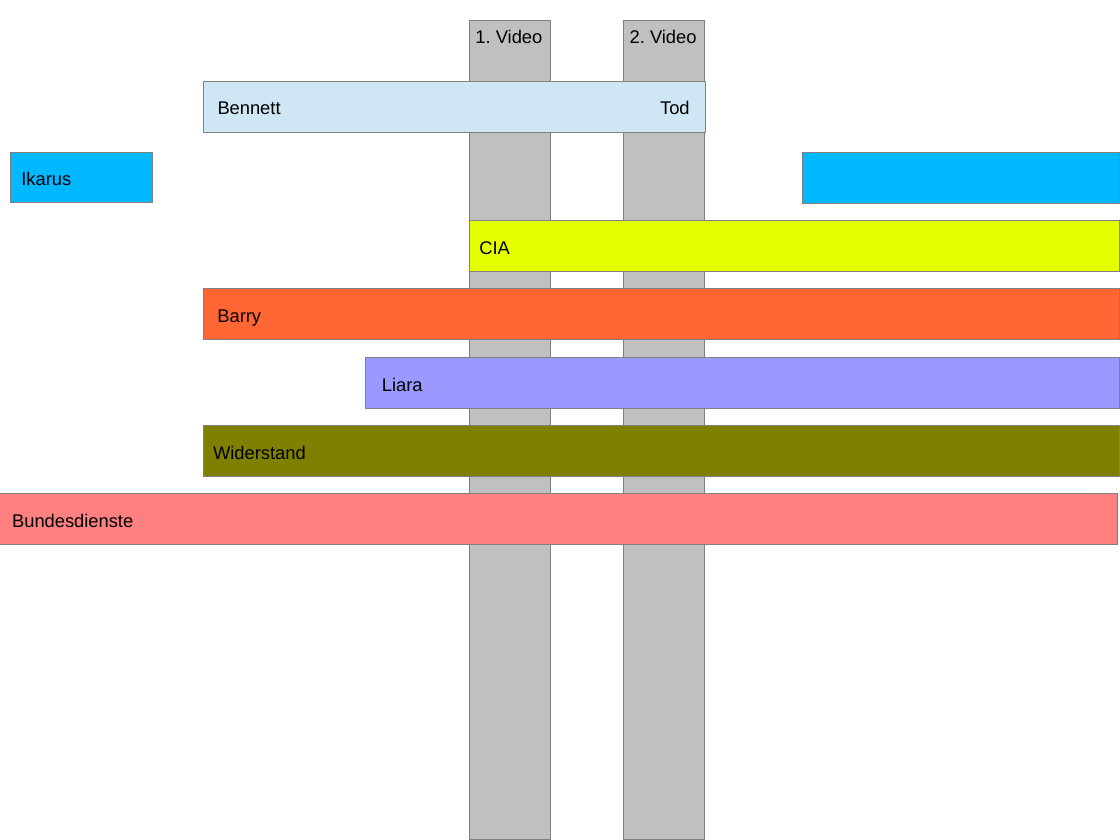
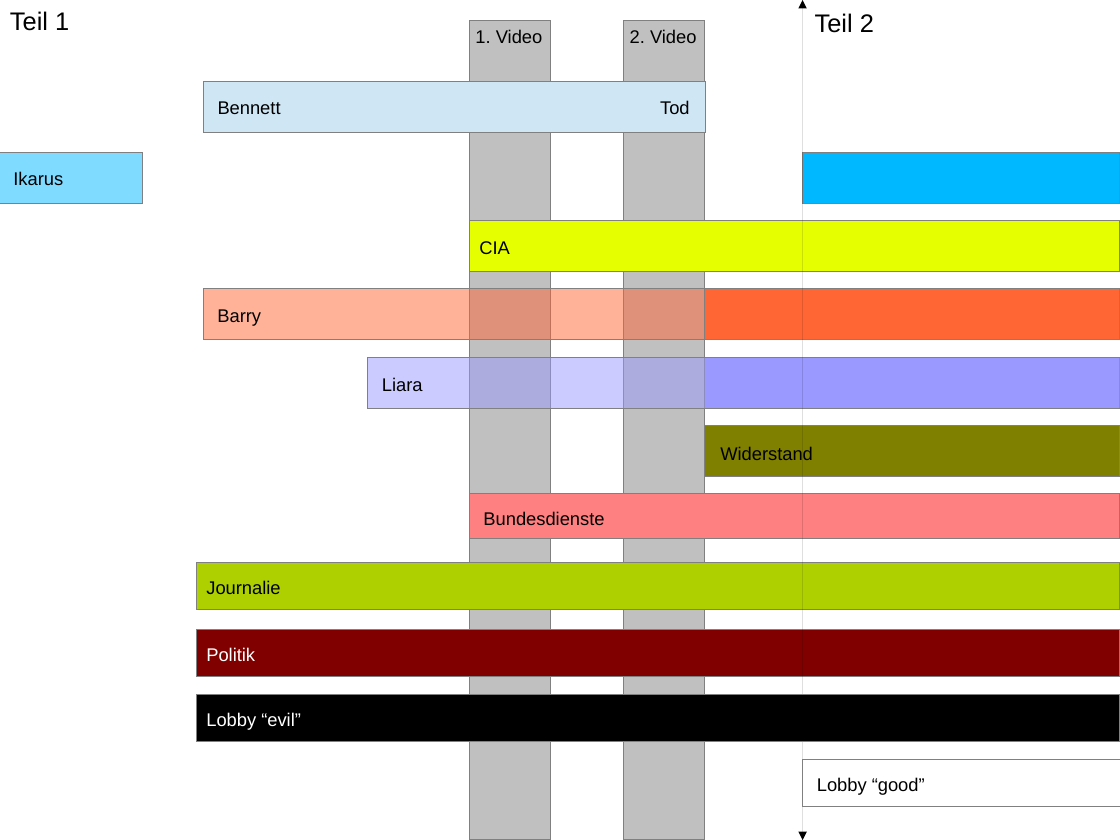
Before and after one commit to Nicone/igie, a slide deck: slide 1 of test.db/timeline_draft.odp. Drawn at 1120x840 pixels with LibreOffice and Linux fonts; fonts in the diff are those of the drawing. Boxes give left, top, right and bottom in pixels: in the first picture for what was removed or moved away, otherwise in the second. Text is boxed around its words. In the diff, an @@ line names an element or a change of style, - is before the commit and + after.

```diff
--- a/test.db/timeline_draft.odp
+++ b/test.db/timeline_draft.odp
@@ text added at box(10, 11, 69, 31), 18 pt, text #000000 @@
+Teil 1
@@ double arrow added from (803, 0) to (803, 840), #000000 0 pt @@
@@ text added at box(815, 13, 874, 33), 18 pt, text #000000 @@
+Teil 2
@@ rectangle: place and size @@
-rectangle at box(10, 152, 152, 203)
+rectangle at box(0, 152, 142, 203)
@@ rectangle at box(0, 152, 142, 203): fill #00B8FF to #00B8FF at 50% opacity @@
@@ text "Ikarus": place and size @@
-text "Ikarus" at box(21, 171, 71, 185)
+text "Ikarus" at box(13, 171, 63, 185)
@@ rectangle at box(203, 289, 1120, 339): fill #FF6633 to #FF6633 at 50% opacity @@
@@ rectangle added at box(705, 289, 1120, 339), fill #FF6633, outline #808080 0 pt @@
@@ rectangle at box(368, 358, 1120, 409): fill #9999FF to #9999FF at 50% opacity @@
@@ rectangle added at box(705, 358, 1120, 409), fill #9999FF, outline #808080 0 pt @@
@@ rectangle: place and size @@
-rectangle at box(203, 426, 1120, 477)
+rectangle at box(705, 426, 1120, 477)
@@ text "Widerstand": place and size @@
-text "Widerstand" at box(213, 445, 306, 459)
+text "Widerstand" at box(720, 446, 813, 460)
@@ rectangle: place and size @@
-rectangle at box(0, 494, 1118, 545)
+rectangle at box(470, 494, 1120, 539)
@@ text "Bundesdienste": place and size @@
-text "Bundesdienste" at box(12, 513, 133, 527)
+text "Bundesdienste" at box(483, 511, 604, 525)
@@ rectangle added at box(197, 563, 1120, 610), fill #AECF00, outline #808080 0 pt @@
@@ text added at box(206, 580, 280, 594), 13 pt, text #000000 @@
+Journalie
@@ rectangle added at box(197, 630, 1120, 677), fill #800000, outline #808080 0 pt @@
@@ text added at box(206, 647, 255, 661), 13 pt, text #FFFFFF @@
+Politik
@@ rectangle added at box(197, 695, 1120, 742), fill #000000, outline #808080 0 pt @@
@@ text added at box(206, 712, 301, 730), 13 pt, text #FFFFFF @@
+Lobby “evil”
@@ rectangle added at box(803, 760, 1120, 807), fill #FFFFFF, outline #808080 0 pt @@
@@ text added at box(817, 777, 925, 795), 13 pt, text #000000 @@
+Lobby “good”
```
Also in this commit, not shown: 1 slide added, 2 other files.
